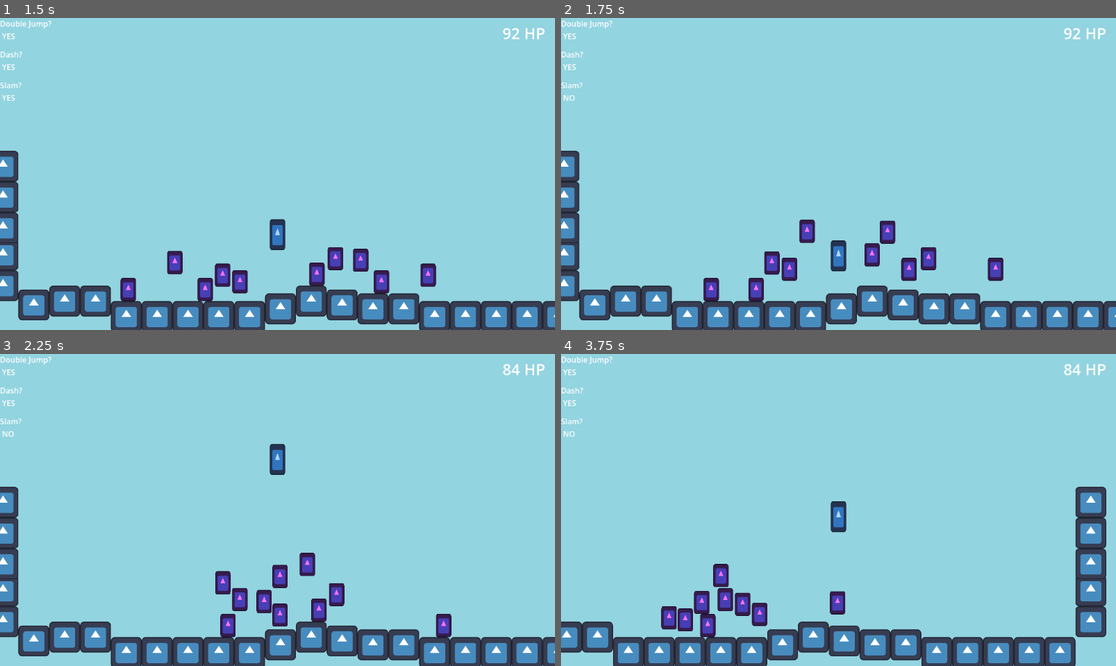
Above: before the commit, frames 1-4 (two rows, left to right).
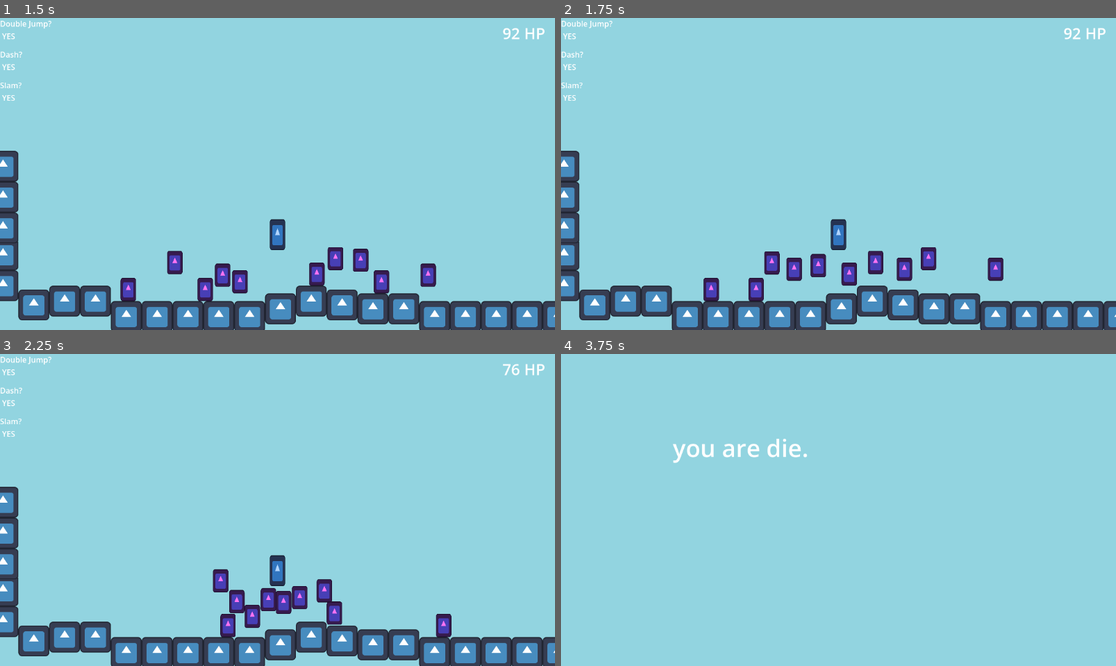
Above: after the commit, the same moments.

Repository: HeroHunterIguess/untitled-wip-game
Game: Godot game, scene res://scenes/worlds/test_scene.tscn
Same seed, same stepped clock (60 frames per second), same inputs: the game is played once before the commit and once after it. The engine's default icon, where the game draws it, is replaced by a stand-in: a white triangle on a blue panel in a dark square.
Inputs (mouse positions are in pixels of both pictures, inside the frame that each line leads up to):
- Up to frame 1 (1.5 s): move the mouse to (399, 158) at 0.52 s; hold D (right) from 0.53 s (still down); tap F (ground_slam) at 0.6 s; tap Space (double jump) at 0.77 s; move the mouse to (166, 189) at 1.27 s; tap E (air_freeze) at 1.35 s
- Up to frame 2 (1.75 s): keep holding D (right); tap Space (double jump) at 1.52 s; tap F (ground_slam) at 1.55 s
- Up to frame 3 (2.25 s): move the mouse to (333, 441) at 2.02 s; release D (right) at 2.03 s; hold A (left) from 2.03 s (still down); tap Shift (dash) at 2.1 s
- Up to frame 4 (3.75 s): tap F (ground_slam) at 2.3, 3.05, 3.6 s; move the mouse to (810, 572) at 2.77 s; release A (left) at 2.78 s; hold D (right) from 2.78 s (still down); right-click (810, 572) at 2.85 s; tap Space (double jump) at 3.02 s; move the mouse to (1005, 556) at 3.52 s

Frame 1 is identical in both runs. In frame 2, 2.0% of the frame differs, in the area x 0-65%, y 24-86%; in frame 3, 2.9%; in frame 4, 15%, in the area x 0-99%, y 0-100%.

Commit message:
stop ground slam when frozen in player.gd

Diff:
--- a/scripts/game/player.gd
+++ b/scripts/game/player.gd
@@ -157,7 +157,7 @@
 		remove_child(melee_attack)
 
 	# ground slam attack
-	if Input.is_action_just_pressed("ground_slam") && !is_attacking && !is_on_floor() && data.slam_timer <= 0:
+	if Input.is_action_just_pressed("ground_slam") && !is_attacking && !is_on_floor() && data.slam_timer <= 0 && !frozen:
 		# spawn hitbox and set positiong
 		ground_slam = ground_slam_preload.instantiate()
 		add_child(ground_slam)
